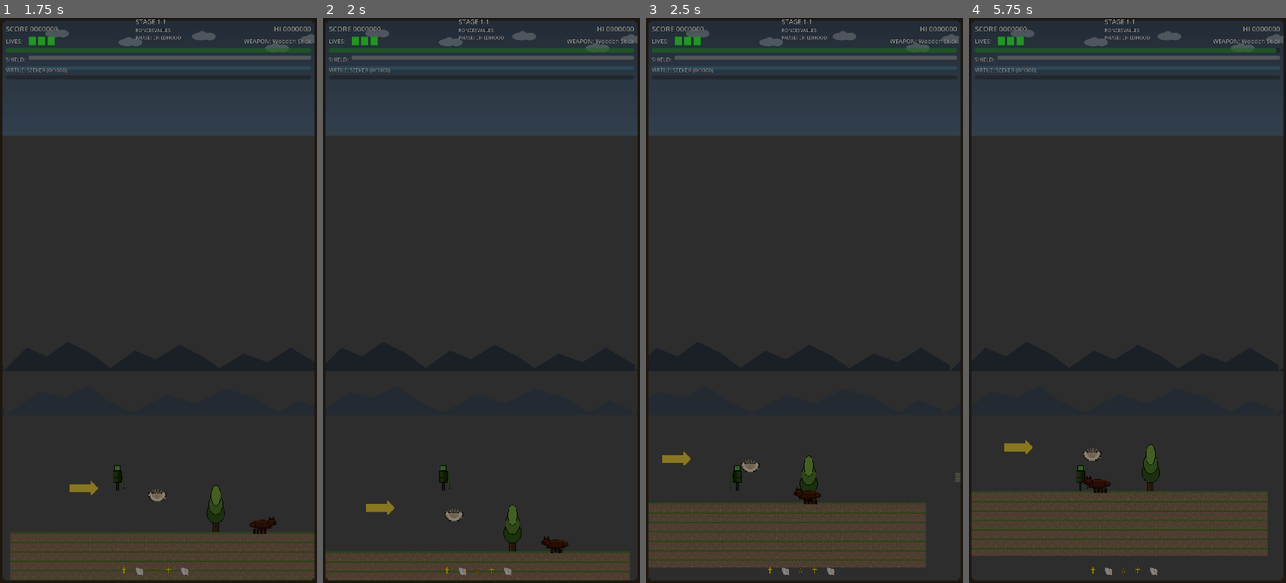
Above: before the commit, frames 1-4 (left to right).
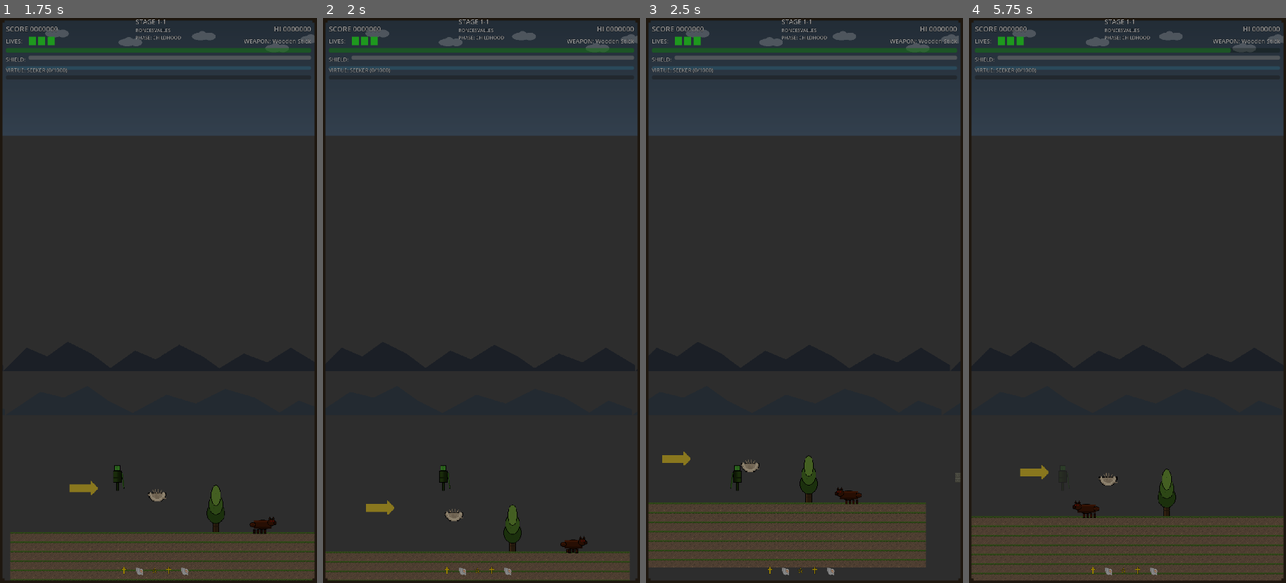
Above: after the commit, the same moments.

Repository: juanrafernandez/pilgrim
Game: Godot game, scene res://scenes/levels/level_01.tscn
The game is run twice, just before and just after one commit, with the same random seed, the same clock (stepped at 60 frames per second) and the same inputs. This scene is started directly instead of the project's main scene.
Inputs:
- Up to frame 1 (1.75 s): tap Enter (ui_accept) at 0.5 s; hold Q (block) 0.53-1.28 s; hold Right (move_right) from 0.53 s (still down); tap S (attack) at 0.6 s; tap A (jump) at 0.77, 1.07, 1.52 s; tap Q (block) at 1.35 s; tap Down (crouch) at 1.55 s
- Up to frame 2 (2 s): keep holding Right (move_right); tap A (jump) at 1.82 s
- Up to frame 3 (2.5 s): release Right (move_right) at 2.03 s; hold Left (move_left) from 2.03 s (still down); hold Down (crouch) from 2.03 s (still down); tap A (jump) at 2.3 s
- Up to frame 4 (5.75 s): release Left (move_left) at 2.78 s; release Down (crouch) at 2.78 s; hold Right (move_right) 2.78-4.28 s; tap A (jump) at 2.85, 3.02, 3.32, 3.77, 4.07, 4.52, 4.82, 5.3 s; tap S (attack) at 3.05, 3.6 s; hold Q (block) 3.53-4.28 s; hold Left (move_left) 4.28-5.03 s; tap Q (block) at 4.35 s; tap Down (crouch) at 4.55 s; hold Right (move_right) from 5.03 s (still down); hold Down (crouch) from 5.03 s (still down)

Frame 1 is identical in both runs. In frame 2, 0.2% of the frame differs, in the area x 68-84%, y 91-95%; in frame 3, 0.3%; in frame 4, 11%, in the area x 0-100%, y 1-100%.

Commit message:
feat(wolf): complete behavior implementation per specification
WOLF-SPECIFIC BEHAVIOR (isolated from other enemies):
- Random spawn: 50% IDLE, 50% PATROL
- CHASE timer: 5 seconds, resets on contact
- RELAX state: 5s rest after chase timeout
- Inertia: Continues ~70px when player jumps over
- Contact: Stays in CHASE (vs cow that goes to PATROL)
- Obstacle handling: Goes to PATROL if can't jump
- Maintains ATTACK embestida at <70px range

Implementation details:
- Overrides _physics_process() for RELAX and chase timer
- Overrides _ai_chase() for inertia system
- Overrides _on_body_entered_contact() for wolf-specific contact
- Overrides change_state() to initialize chase timer
- All wolf logic isolated in enemy_wolf.gd
- Does NOT affect cow or other enemies

Diff:
--- a/scripts/enemies/enemy_wolf.gd
+++ b/scripts/enemies/enemy_wolf.gd
@@ -2,8 +2,22 @@
 class_name EnemyWolf
 
 ## Wolf Enemy
-## Aggressive enemy that chases and attacks player
-## Fast and deadly
+## Aggressive predator that chases and attacks player tenaciously
+## Fast and deadly with complex chase behavior
+
+# Wolf-specific variables
+var chase_timer: float = 0.0  # Timer for CHASE state (5 seconds)
+const CHASE_DURATION: float = 5.0  # How long wolf chases before going to RELAX
+var en_relax: bool = false  # Flag for RELAX state (tired after chasing)
+var relax_timer: float = 0.0  # Timer for RELAX state (5 seconds)
+const RELAX_DURATION: float = 5.0  # How long wolf rests
+
+# Inertia system (when player jumps over wolf)
+var inertia_mode: bool = false  # Wolf continues in direction for ~70px
+var inertia_distance_traveled: float = 0.0  # Distance traveled in inertia
+const INERTIA_DISTANCE: float = 70.0  # Wolf's length in pixels
+var inertia_last_position: Vector2 = Vector2.ZERO
+
 
 func _ready() -> void:
 	# Wolf stats (fast, aggressive)
@@ -27,17 +41,104 @@
 
 	super._ready()
 
+	# WOLF-SPECIFIC: Random initial state (50% IDLE, 50% PATROL)
+	if randf() < 0.5:
+		change_state(State.IDLE)
+		print("%s: Starting in IDLE" % name)
+	else:
+		change_state(State.PATROL)
+		print("%s: Starting in PATROL" % name)
+
+
+func change_state(new_state: State) -> void:
+	"""Override to initialize chase timer when entering CHASE (WOLF-SPECIFIC)"""
+	var old_state = current_state
+	super.change_state(new_state)
+
+	# Initialize chase timer when entering CHASE from non-CHASE state
+	if new_state == State.CHASE and old_state != State.CHASE:
+		chase_timer = CHASE_DURATION
+		print("%s: Entering CHASE, timer set to %.1fs" % [name, CHASE_DURATION])
+
+
+func _physics_process(delta: float) -> void:
+	# Handle RELAX state (wolf-specific, not in base Enemy)
+	if en_relax:
+		_ai_relax(delta)
+		# Still apply gravity and movement
+		if not is_on_floor():
+			velocity.y += ProjectSettings.get_setting("physics/2d/default_gravity") * delta
+		move_and_slide()
+		return
+
+	# Update chase timer if in CHASE state
+	if current_state == State.CHASE:
+		chase_timer -= delta
+		if chase_timer <= 0:
+			# Timer expired without contact - go to RELAX
+			print("%s: CHASE timer expired, going to RELAX" % name)
+			en_relax = true
+			relax_timer = RELAX_DURATION
+			target = null
+			change_state(State.IDLE)
+			return
+
+	# Call parent physics process
+	super._physics_process(delta)
+
+
+func _ai_relax(delta: float) -> void:
+	"""RELAX state - wolf rests for 5 seconds after chasing without contact"""
+	# Slow down to stop
+	velocity.x = move_toward(velocity.x, 0, move_speed * delta * 5)
+
+	# Update timer
+	relax_timer -= delta
+	if relax_timer <= 0:
+		# RELAX finished - check if player nearby
+		en_relax = false
+		print("%s: RELAX finished" % name)
+
+		# Look for player in detection range
+		var space_state = get_world_2d().direct_space_state
+		var query = PhysicsShapeQueryParameters2D.new()
+		var shape = CircleShape2D.new()
+		shape.radius = detection_range
+		query.shape = shape
+		query.transform = global_transform
+		query.collision_mask = 1  # Player layer
+		query.collide_with_areas = false
+		query.collide_with_bodies = true
+
+		var results = space_state.intersect_shape(query, 1)
+		if results.size() > 0:
+			var body = results[0].collider
+			if body.is_in_group("player") and body.has_method("take_damage"):
+				if not (body.has_method("is_dead") and body.is_dead):
+					# Player nearby - go to CHASE
+					target = body
+					chase_timer = CHASE_DURATION
+					change_state(State.CHASE)
+					print("%s: Player detected after RELAX, chasing again" % name)
+					return
+
+		# No player nearby - go to PATROL
+		change_state(State.PATROL)
+		print("%s: No player after RELAX, going to PATROL" % name)
+
 
 func _ai_chase(delta: float) -> void:
-	"""Wolf is more aggressive in chase (UPDATED for decoupled base class)"""
+	"""Wolf chases aggressively with inertia when player jumps over (WOLF-SPECIFIC)"""
 	# Check if target is still valid
 	if not target or (target.has_method("is_dead") and target.is_dead):
+		chase_timer = 0
 		change_state(State.IDLE)
 		return
 
-	# Wolves don't give up easily
+	# Check if target is too far (lose player)
 	if not _is_target_in_range(lose_player_range):
-		target_lost.emit()
+		print("%s: Target too far, lost player" % name)
+		chase_timer = 0
 		target = null
 		change_state(State.PATROL)
 		return
@@ -46,6 +147,30 @@
 	if _is_target_in_range(attack_range) and can_attack:
 		change_state(State.ATTACK)
 		return
+
+	# INERTIA SYSTEM: When player jumps over wolf
+	var direction_to_target = sign(target.global_position.x - global_position.x)
+	var facing_direction = 1 if facing_right else -1
+	var target_is_behind = (direction_to_target != facing_direction)
+	var target_in_air = target.has_method("is_on_floor") and not target.is_on_floor()
+
+	# Start inertia mode if target jumps behind us
+	if target_is_behind and target_in_air and not inertia_mode:
+		inertia_mode = true
+		inertia_distance_traveled = 0.0
+		inertia_last_position = global_position
+		print("%s: Player jumped over, entering INERTIA mode" % name)
+
+	# Update inertia distance if in inertia mode
+	if inertia_mode:
+		inertia_distance_traveled += global_position.distance_to(inertia_last_position)
+		inertia_last_position = global_position
+
+		# Exit inertia if traveled enough distance OR target landed
+		if inertia_distance_traveled >= INERTIA_DISTANCE or not target_in_air:
+			inertia_mode = false
+			inertia_distance_traveled = 0.0
+			print("%s: INERTIA finished (traveled %.0fpx), recalculating direction" % [name, inertia_distance_traveled])
 
 	# Check for edges (wolves will jump aggressively)
 	if _check_edge_ahead():
@@ -53,17 +178,36 @@
 			velocity.y = jump_velocity
 			print("%s jumping to chase target" % name)
 		else:
-			# Can't jump the gap - stop chasing and return to idle
-			print("%s can't jump gap, stopping chase" % name)
-			target = null
-			change_state(State.IDLE)
-			return
+			# Can't jump the gap
+			if _is_target_in_range(detection_range):
+				# Player nearby but can't reach - give up and patrol
+				print("%s: Can't jump gap, player nearby but blocked - going to PATROL" % name)
+				target = null
+				chase_timer = 0
+				change_state(State.PATROL)
+				return
+			else:
+				# Player far - just go to patrol
+				print("%s: Can't jump gap, player far - going to PATROL" % name)
+				target = null
+				chase_timer = 0
+				change_state(State.PATROL)
+				return
+
+	# Calculate movement direction
+	var direction: int
+	if inertia_mode:
+		# Continue in current direction (don't recalculate)
+		direction = facing_direction
+		print("%s: INERTIA mode - continuing direction %d" % [name, direction])
+	else:
+		# Normal chase - move towards target
+		direction = sign(target.global_position.x - global_position.x)
 
 	# Chase with increased speed when close
 	var distance_to_target = global_position.distance_to(target.global_position)
 	var speed_multiplier = 1.2 if distance_to_target < 200 else 1.0
 
-	var direction = sign(target.global_position.x - global_position.x)
 	velocity.x = direction * chase_speed * speed_multiplier
 	_update_sprite_direction()
 
@@ -76,3 +220,56 @@
 		velocity.x = direction * 400.0  # Lunge speed
 
 	super._perform_attack()
+
+	# NOTE: ATTACK does NOT reset chase timer (only contact does)
+
+
+func _on_body_entered_contact(body: Node2D) -> void:
+	"""WOLF-SPECIFIC contact behavior - stays in CHASE after contact (different from base Enemy)"""
+	# Duck typing: check if body can take damage and is in player group
+	if not body.has_method("take_damage") or not body.is_in_group("player"):
+		return
+
+	# Check if target is dead using duck typing
+	if (body.has_method("is_dead") and body.is_dead) or is_dead:
+		return
+
+	# Don't trigger contact damage while already recoiling (prevents multiple bounces)
+	if is_recoiling:
+		return
+
+	# Only deal contact damage in CHASE state (wolf-specific)
+	if current_state != State.CHASE:
+		return
+
+	# Check if enough time has passed since last contact damage
+	var current_time = Time.get_ticks_msec() / 1000.0
+	if current_time - last_contact_damage_time >= contact_damage_cooldown:
+		# Deal contact damage
+		var knockback_dir = sign(body.global_position.x - global_position.x)
+		var knockback = Vector2(knockback_dir * 250, -350)  # Softer than attacks
+		body.take_damage(contact_damage, knockback, self)
+		last_contact_damage_time = current_time
+
+		# Enemy recoils with a short bounce
+		var enemy_recoil_dir = -knockback_dir  # Opposite direction
+		var enemy_recoil_velocity = enemy_recoil_dir * 200.0  # Short, snappy recoil
+
+		# Apply recoil impulse and activate recoil state
+		velocity.x = enemy_recoil_velocity
+		is_recoiling = true
+		recoil_timer = recoil_duration  # Lock AI for 0.15 seconds
+
+		# WOLF-SPECIFIC: Reset chase timer and STAY in CHASE (don't go to PATROL)
+		chase_timer = CHASE_DURATION
+		# DON'T set return_to_patrol_after_recoil (wolf stays in chase)
+
+		# Exit inertia mode on contact
+		inertia_mode = false
+		inertia_distance_traveled = 0.0
+
+		# Lighter screenshake for contact damage (duck typing check for camera)
+		if body.has_method("get") and body.get("camera_controller"):
+			body.camera_controller.add_trauma(0.2)  # Lighter shake than normal hits
+
+		print("%s dealt %d contact damage, recoiled, CHASE timer reset to %.1fs - STAYING in CHASE" % [name, contact_damage, CHASE_DURATION])
